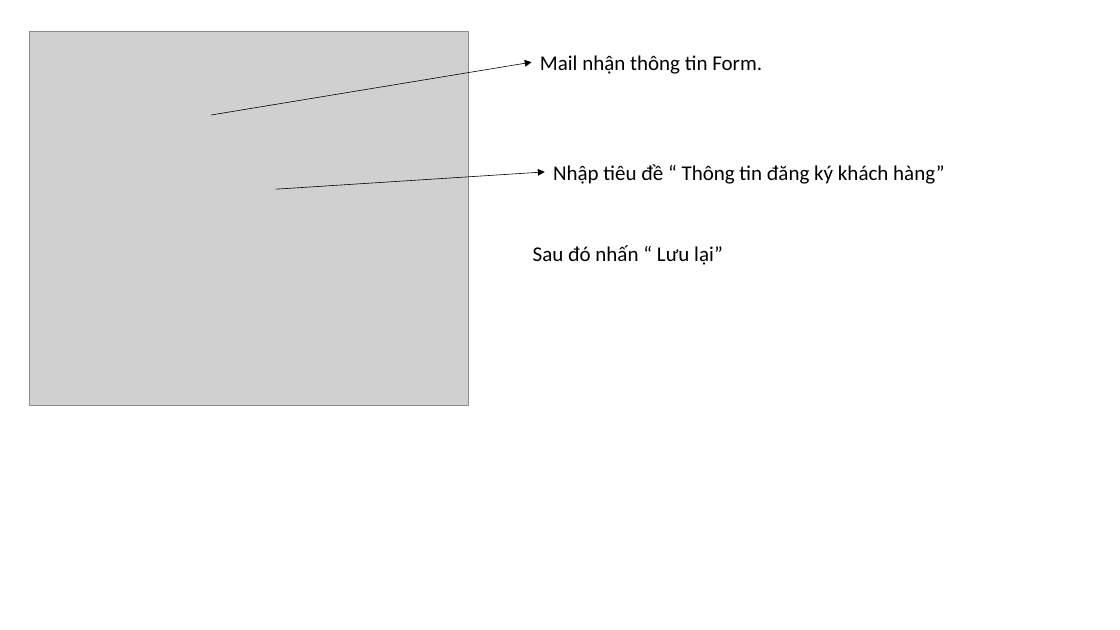
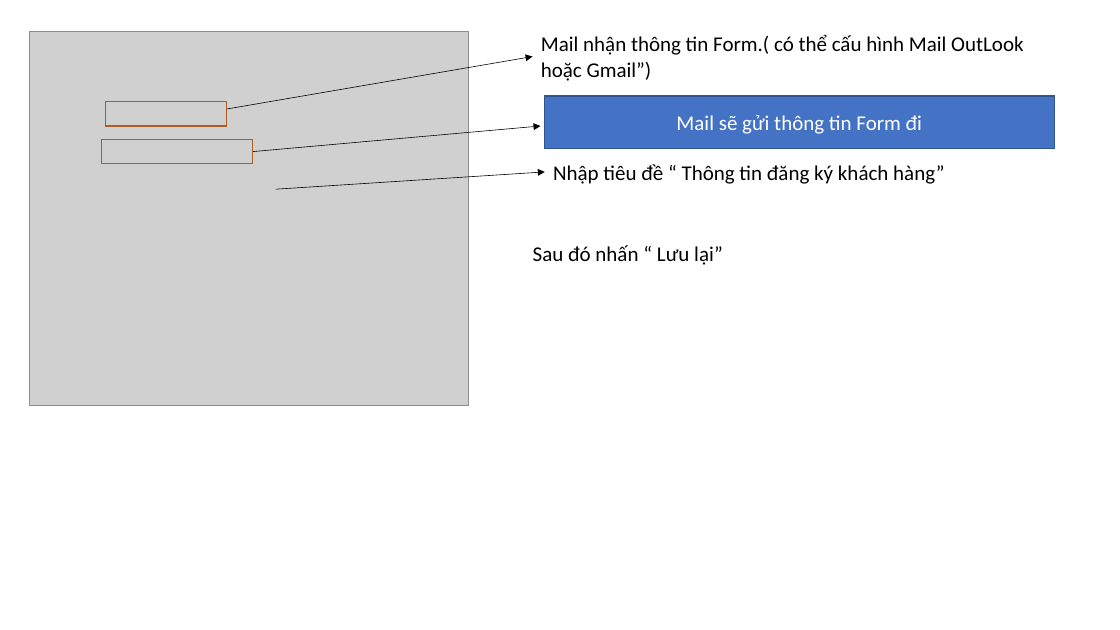
Before and after one commit to DangVanDoan05/WordPress, a slide deck: slide 34 of Tạo trang liên hệ trong WebSite.pptx. Drawn at 1120x630 pixels with LibreOffice and Linux fonts; fonts in the diff are those of the drawing; grey boxes stand for pictures. Boxes give left, top, right and bottom in pixels: in the first picture for what was removed or moved away, otherwise in the second. Text is boxed around its words. In the diff, an @@ line names an element or a change of style, - is before the commit and + after.

Commit message:
update 1

```diff
--- a/Tạo trang liên hệ trong WebSite.pptx
+++ b/Tạo trang liên hệ trong WebSite.pptx
@@ arrow moved from (211, 115) - (532, 62) to (227, 109) - (533, 56) @@
@@ text at [541, 34, 1023, 81]: text changed @@
-Mail nhận thông tin Form.
+Mail nhận thông tin Form.( có thể cấu hình Mail OutLook hoặc Gmail”)
@@ rectangle added at [106, 102, 227, 126], outline #AF5C24 1 pt @@
@@ rectangle added at [544, 96, 1054, 149], fill #4472C4, outline #325491 1 pt, 18 pt, text #FFFFFF @@
+Mail sẽ gửi thông tin Form đi
@@ rectangle added at [102, 139, 253, 164], outline #AF5C24 1 pt @@
@@ arrow added from (253, 151) to (540, 126), #000000 0.5 pt @@
```
Also in this commit, not shown: 2 other slides changed, 1 slide added, 1 slide removed.
